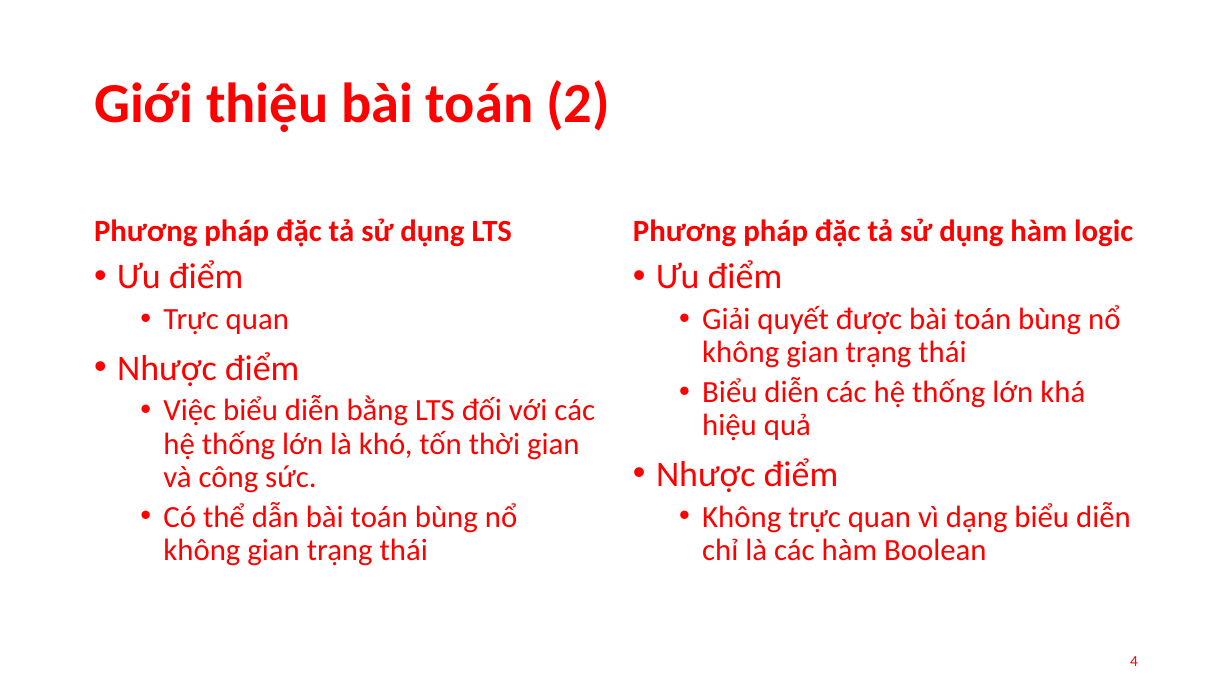
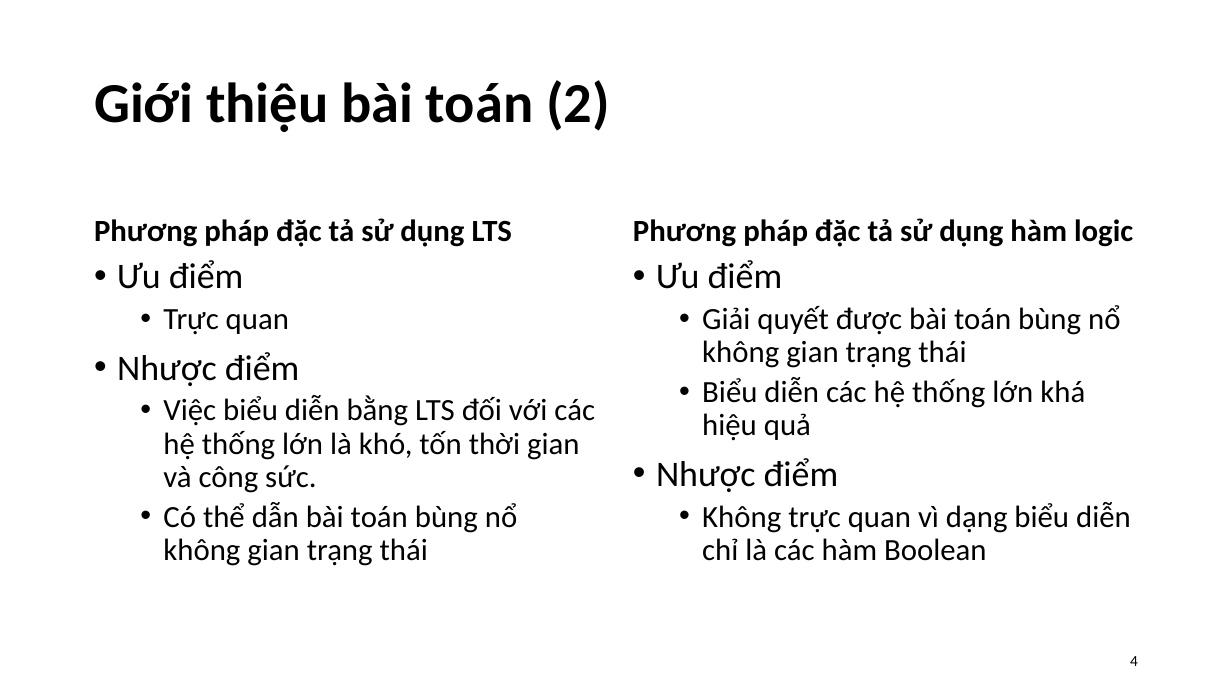
Before and after one commit to hunglv54/master, a slide deck: slide 4 of slide/hunglv_BaoCaoTienDo_ver1.pptx. Drawn at 1232x693 pixels with LibreOffice and Linux fonts; fonts in the diff are those of the drawing. Boxes give left, top, right and bottom in pixels: in the first picture for what was removed or moved away, otherwise in the second. Text is boxed around its words. In the diff, an @@ line names an element or a change of style, - is before the commit and + after.

```diff
--- a/slide/hunglv_BaoCaoTienDo_ver1.pptx
+++ b/slide/hunglv_BaoCaoTienDo_ver1.pptx
@@ text colour #FF0000 to #000000 in 6 elements at [94, 80, 610, 132], [94, 218, 512, 247], [117, 260, 595, 566], [633, 218, 1133, 247], [656, 260, 1131, 561], [1130, 656, 1138, 666] @@
```
Also in this commit, not shown: 1 other slide changed, 29 other files.
